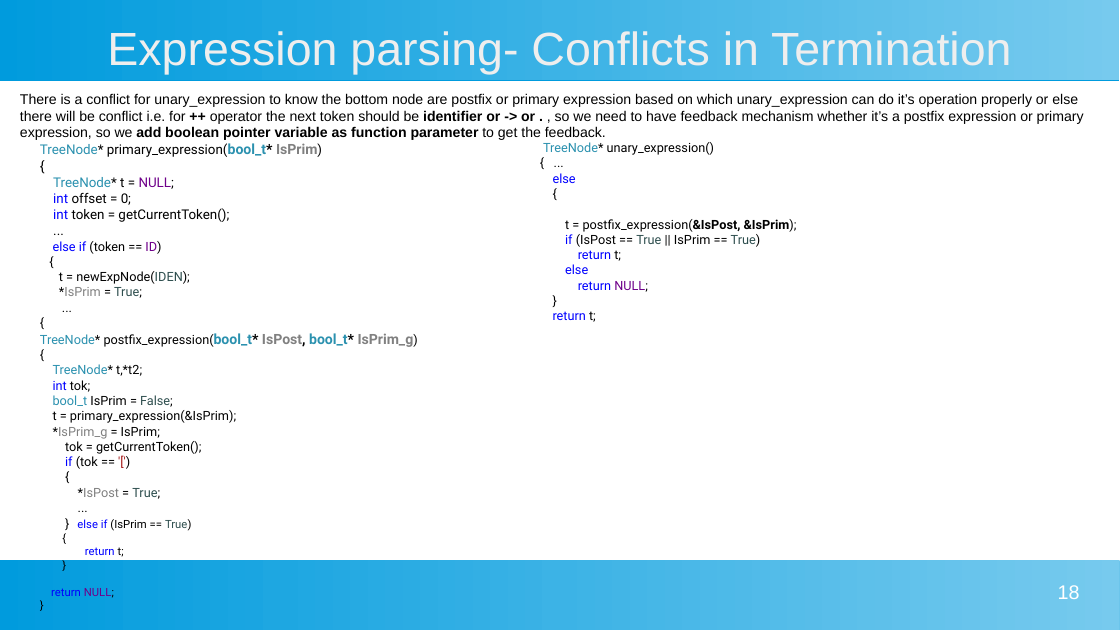
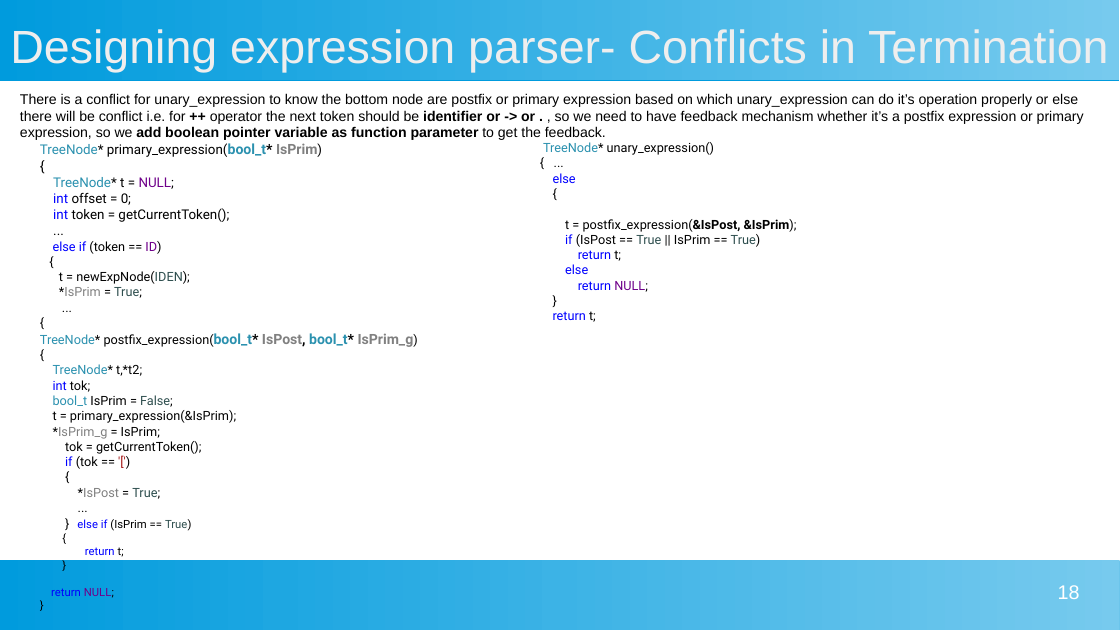
Before and after one commit to daipayan-bhowal/ProtoCParser, a slide deck: slide 18 of Manual/C Parser.pptx. Drawn at 1120x630 pixels with LibreOffice and Linux fonts; fonts in the diff are those of the drawing. Boxes give left, top, right and bottom in pixels: in the first picture for what was removed or moved away, otherwise in the second. Text is boxed around its words. In the diff, an @@ line names an element or a change of style, - is before the commit and + after.

Commit message:
Manual PPT file C-Parser.ppt updated

```diff
--- a/Manual/C Parser.pptx
+++ b/Manual/C Parser.pptx
@@ title at [10, 29, 1109, 72]: text changed @@
-Expression parsing- Conflicts in Termination
+Designing expression parser- Conflicts in Termination
```
Also in this commit, not shown: 16 other slides changed, 3 slides added, 5 other files.
